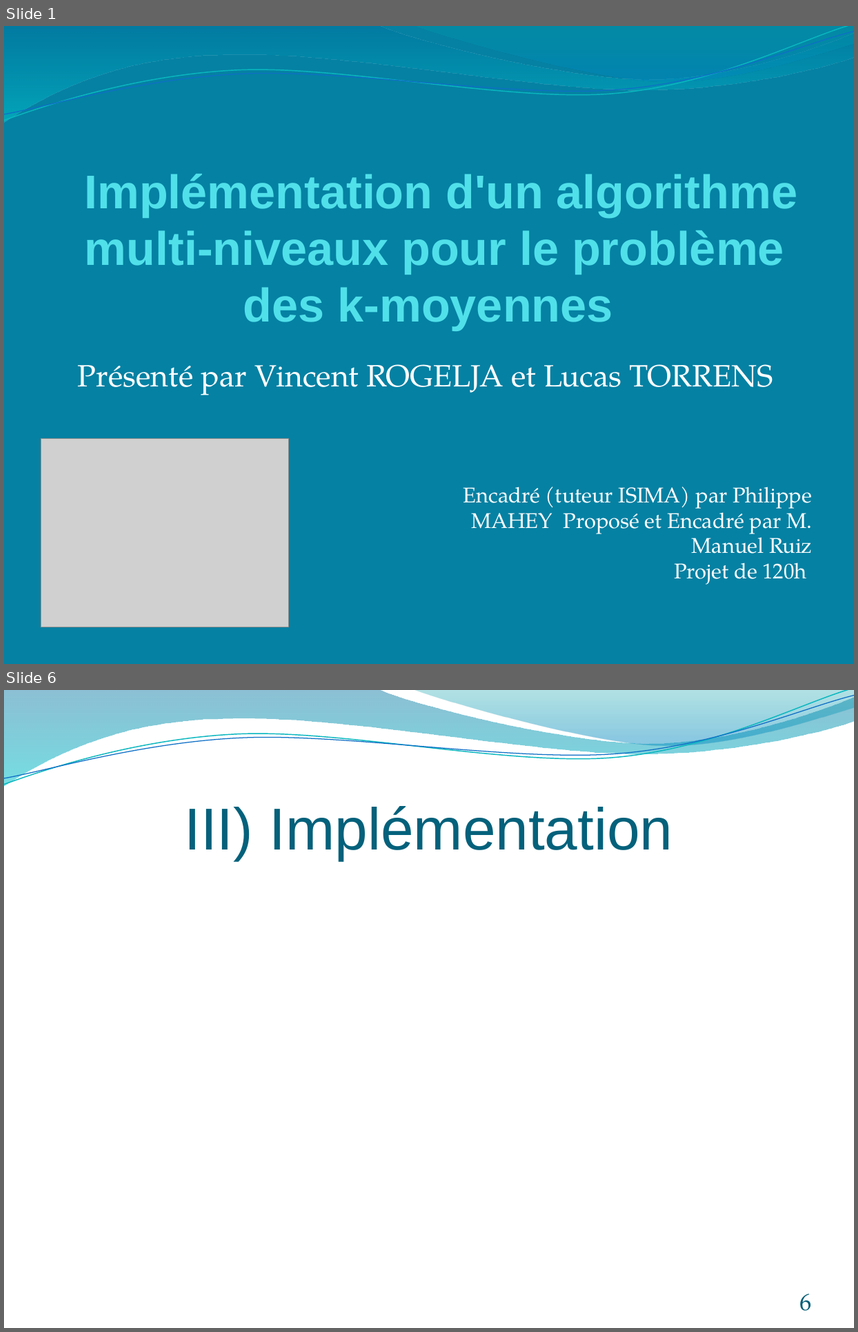
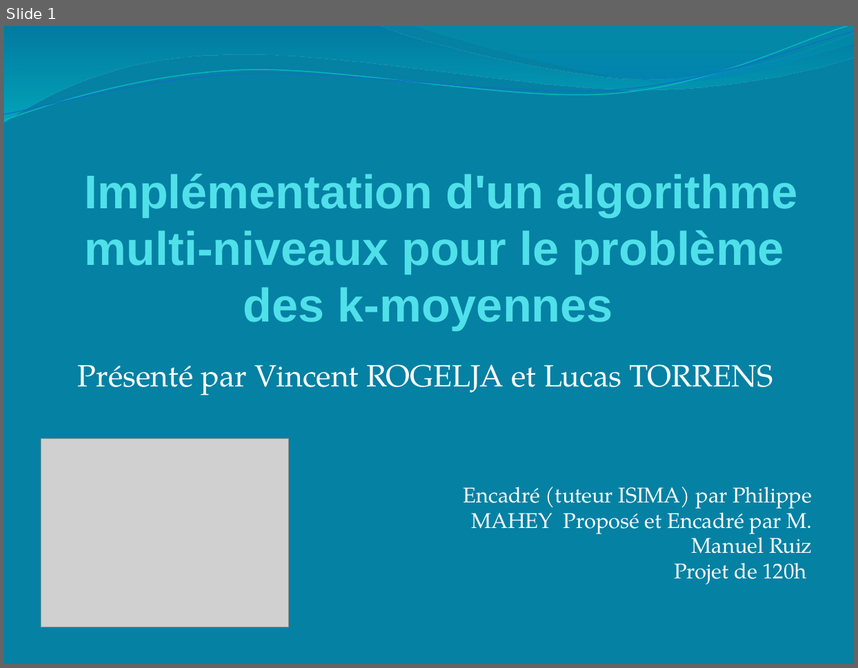
Before and after one commit to rogelja/Projet, a slide deck: PowerPoint/Présentation soutenance.pptx. Shown one above the other, each under a label of ours: slides 1 and 6 before the commit, slide 1 after it; the slides between them are not shown. The pictures are 858x1332 and 858x668 pixels, drawn with LibreOffice and Linux fonts; fonts in the diff are those of the drawing; grey boxes stand for pictures. Boxes give left, top, right and bottom in pixels: in the first picture for what was removed or moved away, otherwise in the second. Text is boxed around its words. In the diff, an @@ line names an element or a change of style, - is before the commit and + after.

```diff
--- a/PowerPoint/Présentation soutenance.pptx
+++ b/PowerPoint/Présentation soutenance.pptx
@@ slide 6 removed at [4, 690, 854, 1328], background #FFFFFF; not listed: 4 template elements that a slide beside it also shows @@
@@ title removed at [184, 806, 673, 860] @@
-III) Implémentation
@@ page number removed at [800, 1293, 811, 1310] @@
-6
```
Also in this commit, not shown: 6 slides changed, 6 slides added, 1 other slide removed, 5 other files.
